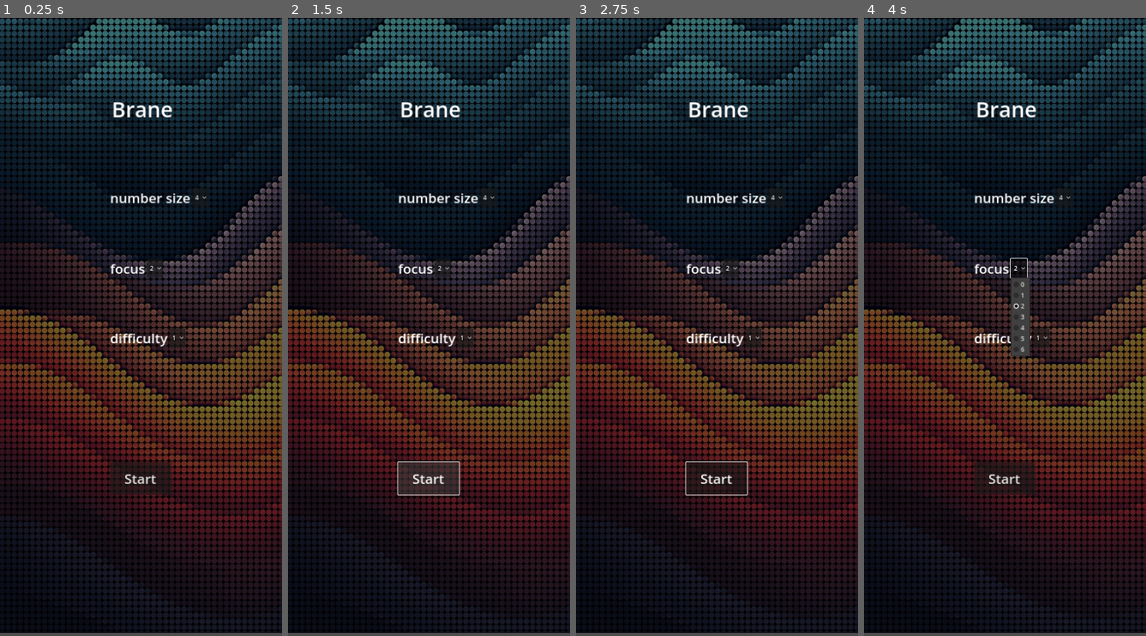
Above: before the commit, frames 1-4 (left to right).
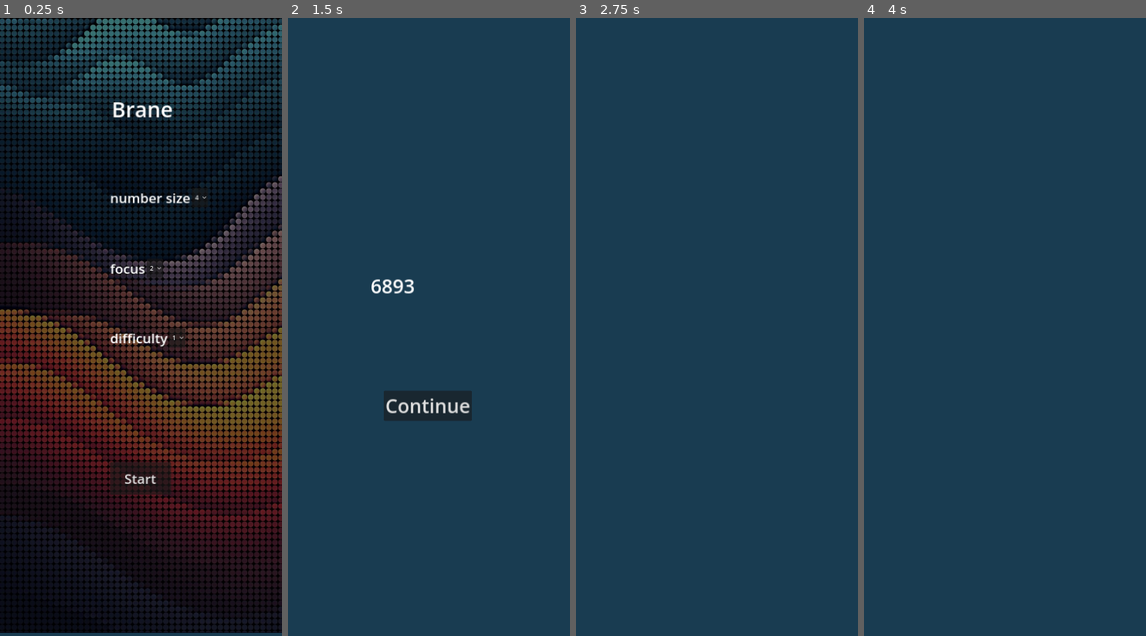
Above: after the commit, the same moments.

Repository: Zabardast/brane
Game: Godot game, scene res://main.tscn
The game is run twice, just before and just after one commit, with the same random seed, the same clock (stepped at 60 frames per second) and the same inputs.
Inputs (mouse positions are in pixels of both pictures, inside the frame that each line leads up to):
- Up to frame 1 (0.25 s): no input
- Up to frame 2 (1.5 s): click "Start" at 0.5 s; click (429, 475) at 1.25 s, where only the run before the commit has a clickable "Start"
- Up to frame 3 (2.75 s): click (717, 407) at 2 s, where only the run after the commit has a clickable "Continue"
- Up to frame 4 (4 s): click (1064, 197) at 2.75 s, where only the run before the commit has a clickable "4"; click (1019, 265) at 3.5 s, where only the run before the commit has a clickable "2"

The runs differ from the first frame. In frame 1, 0.5% of the frame differs, in the area x 0-100%, y 99-100%; in frame 2, 92%; in frame 3, 92%; in frame 4, 92%, in the area x 0-100%, y 0-100%.

Commit message:
✨: add memory page in memory->math_loop->recall

Diff:
--- a/main.gd
+++ b/main.gd
@@ -4,13 +4,19 @@
 var list_size: int
 var complexity: int
 
+var memory_number: int
+
 func _ready() -> void:
+	randomize()
 	var menu = $Menu
 	print_debug("Menu class:", menu.get_class())
 	menu.connect("start_game", Callable(self, "_start_game"))
 	menu.connect("menu_set_number_size", Callable(self, "_menu_set_number_size"))
 	menu.connect("menu_set_list_size", Callable(self, "_menu_set_list_size"))
 	menu.connect("menu_set_complexity", Callable(self, "_menu_set_complexity"))
+
+	$Memory.hide()
+	$Memory.connect("start_math", Callable(self, "_start_math"))
 
 
 # Called every frame. 'delta' is the elapsed time since the previous frame.
@@ -22,16 +28,37 @@
 	print("memo size: ", number_size)
 	print("list size: ", list_size)
 	print("complexity: ", complexity)
-	#pass
+	$Menu.hide()
+	print("first step is memorizing")
+	start_memorizing()
+
+func start_memorizing() -> void:
+	# populate memory with information
+	memory_number = get_random_number(number_size)
+	print("memory_number: ", memory_number)
+	$Memory/Label.set_text(str(memory_number))
+	$Memory.show()
+	pass
+
+func get_random_number(p_size: int) -> int:
+	# for some reason to the power is ** and not ^
+	return randi() % ((10**p_size)-1)
+
+func _start_math() -> void:
+	$Memory.hide()
+	pass
+
+
+# TODO remove and pass data in the start game signal
 
 func _menu_set_number_size(p_val: int) -> void:
-	print("number size ", p_val)
+	#print("number size ", p_val)
 	number_size = p_val
 
 func _menu_set_list_size(p_val: int) -> void:
-	print("list size ", p_val)
+	#print("list size ", p_val)
 	list_size = p_val
 
 func _menu_set_complexity(p_val: int) -> void:
-	print("complexity ", p_val)
+	#print("complexity ", p_val)
 	complexity = p_val
--- a/main.tscn
+++ b/main.tscn
@@ -1,7 +1,8 @@
-[gd_scene load_steps=3 format=3 uid="uid://s56g7unpo78"]
+[gd_scene load_steps=4 format=3 uid="uid://s56g7unpo78"]
 
 [ext_resource type="Script" path="res://main.gd" id="1_l1iry"]
 [ext_resource type="PackedScene" uid="uid://3r8vht8t5e7a" path="res://menu.tscn" id="1_nbcsh"]
+[ext_resource type="PackedScene" uid="uid://ju0puuqa2vbk" path="res://memory.tscn" id="3_ckqq2"]
 
 [node name="Main" type="Control"]
 layout_mode = 3
@@ -14,10 +15,11 @@
 metadata/_edit_use_anchors_ = true
 
 [node name="ColorRect" type="ColorRect" parent="."]
-visible = false
 layout_mode = 0
 offset_right = 730.0
 offset_bottom = 1600.0
 color = Color(0.0967089, 0.235205, 0.319018, 1)
 
 [node name="Menu" parent="." instance=ExtResource("1_nbcsh")]
+
+[node name="Memory" parent="." instance=ExtResource("3_ckqq2")]
--- /dev/null
+++ b/memory.gd
@@ -0,0 +1,18 @@
+extends CanvasLayer
+
+signal start_math
+
+# Called when the node enters the scene tree for the first time.
+func _ready() -> void:
+	#for node in get_tree().get_nodes_in_group("hidable_memory"):
+		#node.hide()
+	pass # Replace with function body.
+
+
+# Called every frame. 'delta' is the elapsed time since the previous frame.
+func _process(delta: float) -> void:
+	pass
+
+func _start_math_step() -> void:
+	emit_signal("start_math")
+	pass
--- /dev/null
+++ b/memory.tscn
@@ -0,0 +1,30 @@
+[gd_scene load_steps=2 format=3 uid="uid://ju0puuqa2vbk"]
+
+[ext_resource type="Script" path="res://memory.gd" id="1_a4wib"]
+
+[node name="Memory" type="CanvasLayer"]
+script = ExtResource("1_a4wib")
+
+[node name="ColorRect" type="ColorRect" parent="." groups=["hidable_memory"]]
+visible = false
+offset_right = 730.0
+offset_bottom = 1600.0
+color = Color(0.2203, 0.454619, 0.597708, 1)
+
+[node name="Label" type="Label" parent="." groups=["hidable_memory"]]
+offset_left = 214.0
+offset_top = 659.0
+offset_right = 516.0
+offset_bottom = 728.0
+theme_override_font_sizes/font_size = 50
+text = "place holder"
+
+[node name="Button" type="Button" parent="." groups=["hidable_memory"]]
+offset_left = 248.0
+offset_top = 965.0
+offset_right = 476.0
+offset_bottom = 1042.0
+theme_override_font_sizes/font_size = 50
+text = "Continue"
+
+[connection signal="pressed" from="Button" to="." method="_start_math_step"]
--- a/menu.gd
+++ b/menu.gd
@@ -65,6 +65,7 @@
 
 
 func start() -> void:
+	# TODO: pass all data in one signal (use an object??)
 	emit_signal("menu_set_number_size", $NumberSizeContainer/OptionButton.get_selected())
 	emit_signal("menu_set_list_size", $ListSizeContainer/OptionButton.get_selected())
 	emit_signal("menu_set_complexity", $ComplexityContainer/OptionButton.get_selected())
